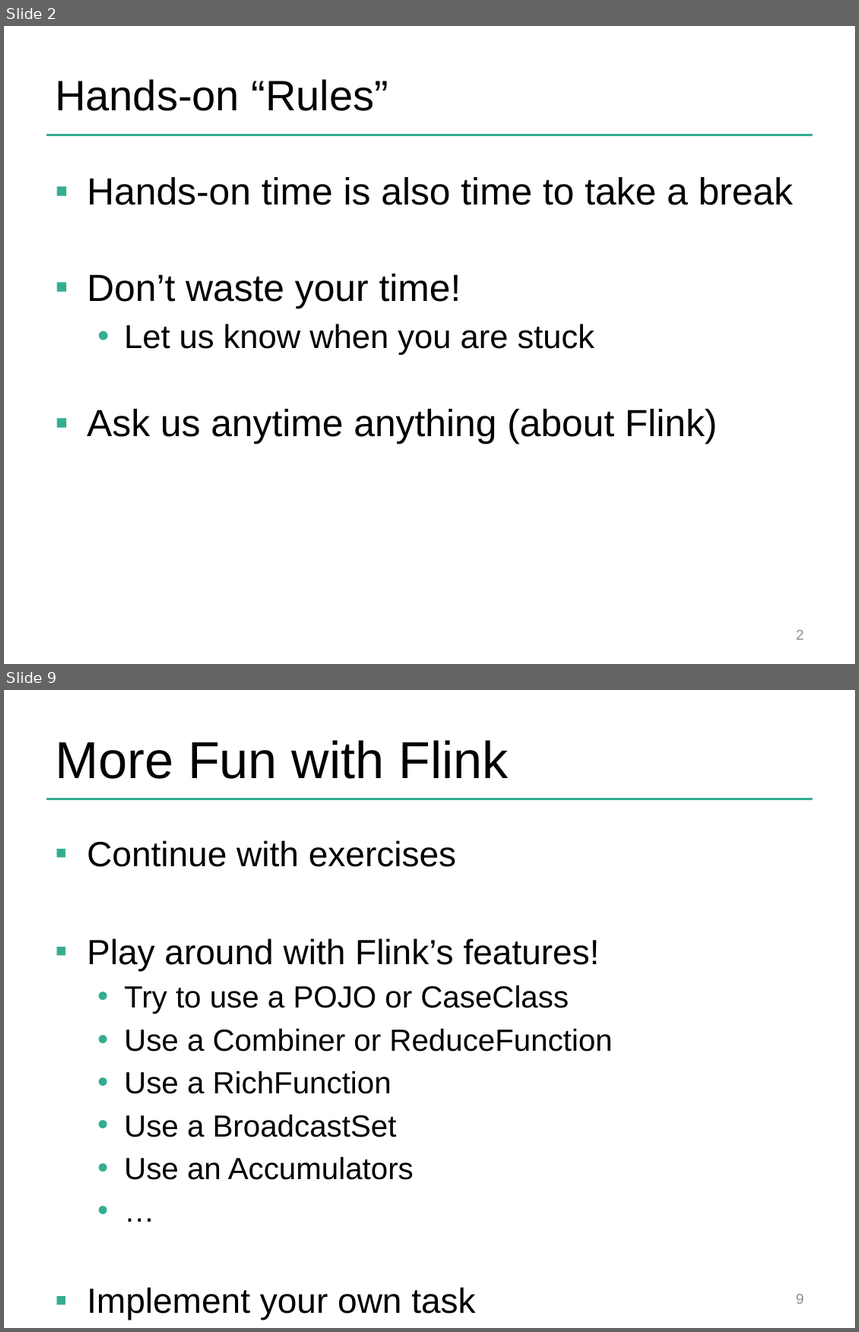
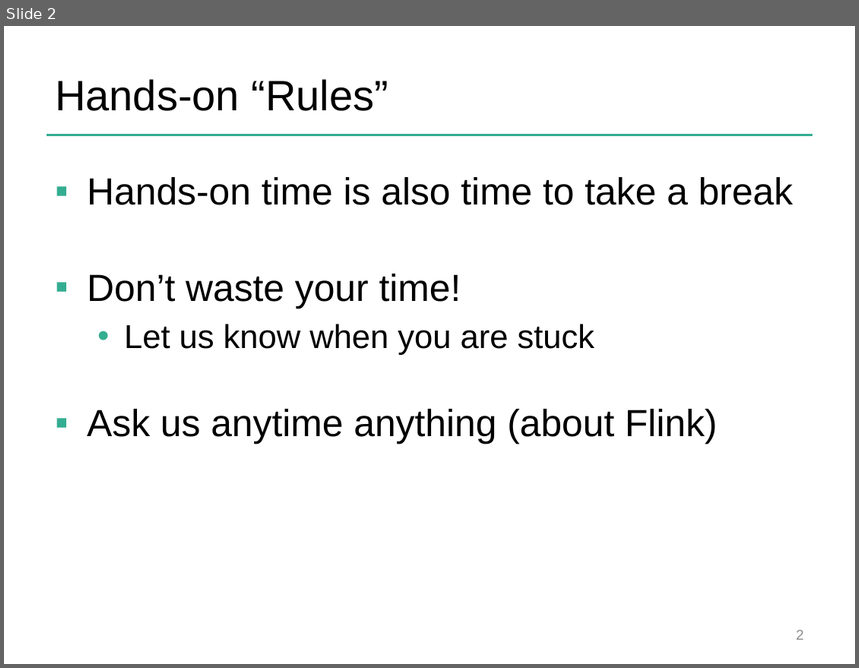
Before and after one commit to dataArtisans/flink-training-web, a slide deck: slides/flink-handon.pptx. Shown one above the other, each under a label of ours: slides 2 and 9 before the commit, slide 2 after it; the slides between them are not shown. The pictures are 859x1332 and 859x668 pixels, drawn with LibreOffice and Linux fonts; fonts in the diff are those of the drawing; background and template pictures are left out. Boxes give left, top, right and bottom in pixels: in the first picture for what was removed or moved away, otherwise in the second. Text is boxed around its words. In the diff, an @@ line names an element or a change of style, - is before the commit and + after.

```diff
--- a/slides/flink-handon.pptx
+++ b/slides/flink-handon.pptx
@@ slide 9 removed at [4, 690, 855, 1328], background #FFFFFF; not listed: 1 template element that a slide beside it also shows @@
@@ title removed at [55, 740, 508, 779] @@
-More Fun with Flink
@@ text removed at [87, 840, 612, 1320] @@
-▪ Continue with exercises
-▪ Play around with Flink’s features!
-  • Try to use a POJO or CaseClass
-  • Use a Combiner or ReduceFunction
-  • Use a RichFunction
-  • Use a BroadcastSet
-  • Use an Accumulators
-  • …
-▪ Implement your own task
@@ page number removed at [796, 1294, 804, 1304] @@
-9
```
Also in this commit, not shown: 1 slide added, 6 other slides removed, 14 other files.
